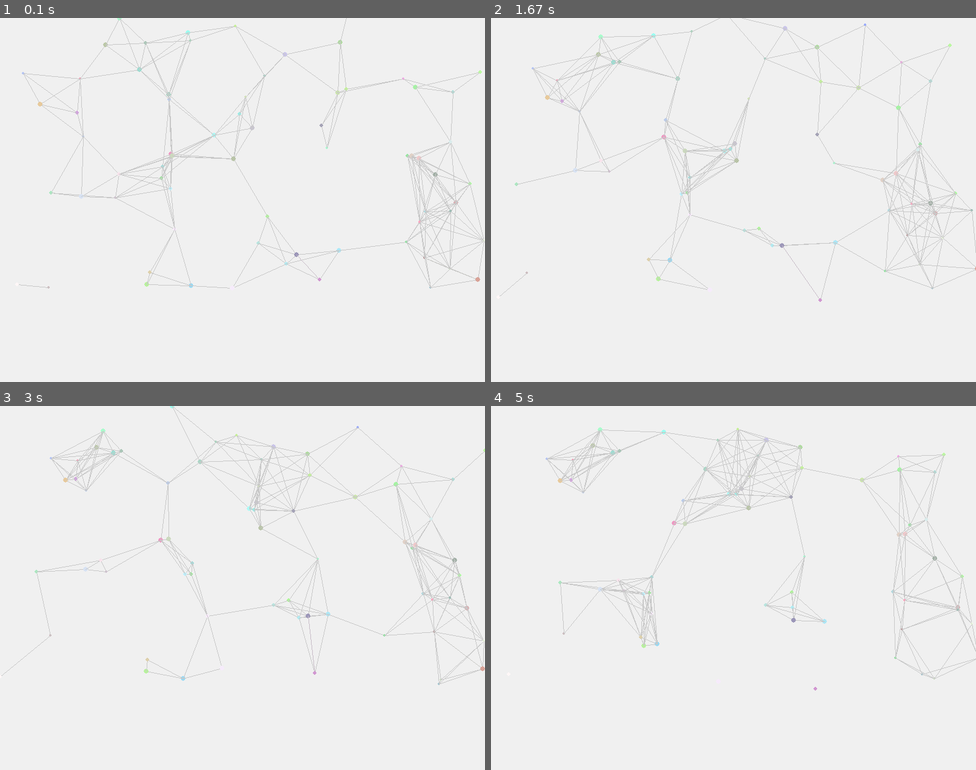
Above: before the commit, frames 1-4 (two rows, left to right).
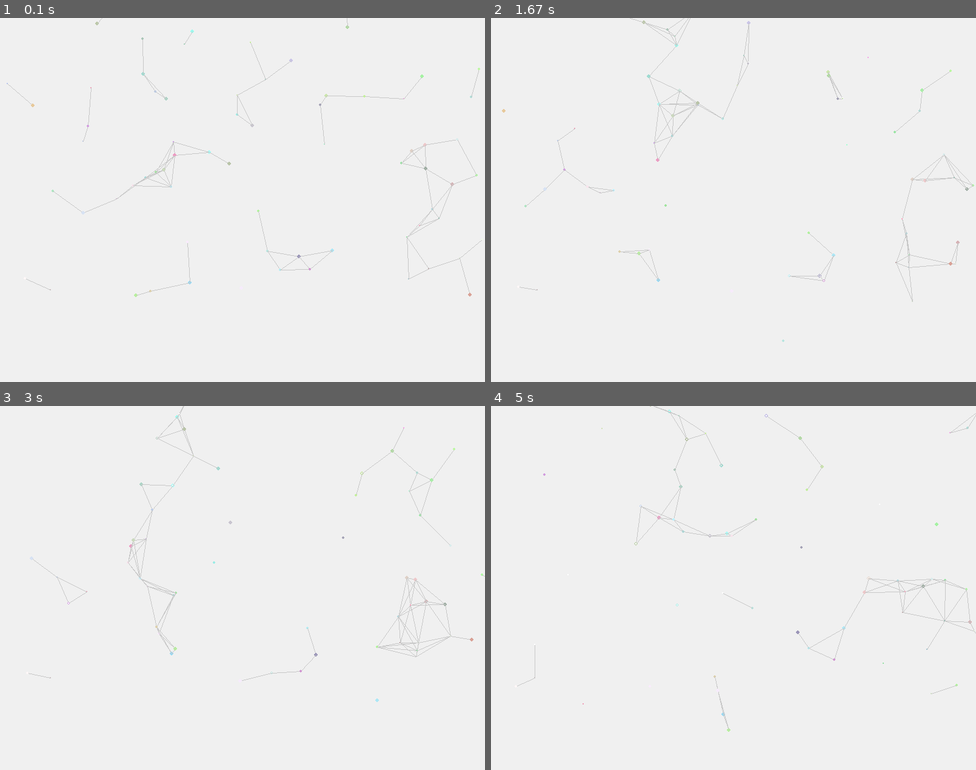
Above: after the commit, the same moments.

Repository: hhhhc-da/sky-auto-collect
Game: pygame game, started from pygame/main.py
Two runs of this game, one before a commit and one after it. Both use one fixed random seed, a clock stepped at 60 frames per second and the inputs below.
Inputs (mouse positions are in pixels of both pictures, inside the frame that each line leads up to):
- Up to frame 1 (0.1 s): no input
- Up to frame 2 (1.67 s): click (733, 200) at 0.38 s; press the mouse at (733, 200) at 0.7 s; move the mouse to (762, 214) at 0.8 s; release the mouse at (791, 232) at 0.93 s; click (573, 72) at 1.05 s; click (791, 189) at 1.38 s
- Up to frame 3 (3 s): click (266, 478) at 1.72 s; press the mouse at (266, 478) at 2.03 s; move the mouse to (223, 598) at 2.13 s; release the mouse at (179, 715) at 2.27 s; click (63, 577) at 2.38 s; click (213, 507) at 2.72 s
- Up to frame 4 (5 s): click (762, 460) at 3.05 s; click (636, 617) at 3.38 s; press the mouse at (636, 617) at 3.7 s; move the mouse to (718, 588) at 3.8 s; release the mouse at (801, 558) at 3.93 s; click (588, 460) at 4.05 s; click (908, 486) at 4.38 s; type "ann" at 4.67 s

The runs differ from the first frame. In frame 1, 3.5% of the frame differs, in the area x 1-100%, y 0-77%; in frame 2, 3.7%; in frame 3, 3.7%; in frame 4, 3.8%, in the area x 5-100%, y 0-90%.

Commit message:
Nanoka edit. 2025/6/3

Diff:
--- a/heart/ui.py
+++ b/heart/ui.py
@@ -5,7 +5,7 @@
 import sys
 import time
 from PySide6.QtWidgets import (QApplication, QMainWindow, QPushButton,
-                            QVBoxLayout, QWidget, QHBoxLayout)
+                            QVBoxLayout, QWidget, QHBoxLayout, QSpacerItem, QSizePolicy)
 from PySide6.QtCore import Qt, QTimer, QThread, Signal, QRect, QPoint
 from PySide6.QtGui import (QColor, QPalette, QRegion, QPainterPath,
                           QCursor, QPainter, QPen)
@@ -103,22 +103,6 @@
                     center_point = np.mean(close_points, axis=0)
                     reliable_points.append(center_point)
 
-            # # 统计五次检测到的目标
-            # max_num_tfa_targets = np.argmax([len(target) for target in tfa_targets], axis=0)
-            # # 组合所有检测到的目标
-            # all_target = np.confccatenate(tfa_targets, axis=0)
-
-            # ita = min(frame.shape)*0.02
-            # unfit_sample = tfa_targets[max_num_tfa_targets]
-            # for points in unfit_sample:
-            #     # 形状为 (1, 2), 减去 (total, 2) 之后需要有至少四个重复的数, 否则我们不认为有效
-            #     diff = np.sum(np.array(points).reshape(1, 2) - all_target, axis=1)
-            #     selector = np.where(np.abs(diff) < ita, 1, 0)
-            #     if np.sum(selector) >= 4:
-            #         # 说明这个点是有效的
-            #         medium_p = np.sum(all_target * selector)/np.sum(selector)
-            #         reliable_points.append(medium_p)
-
             # 逐个处理检测到的目标
             for i, (x, y) in enumerate(reliable_points):
                 # 一套赠送心火流程
@@ -180,13 +164,24 @@
         top_layout = QHBoxLayout()
 
         # 拖动区域
-        self.drag_area = QWidget()
-        self.drag_area.setMinimumHeight(30)
-        self.drag_area.setStyleSheet("background-color: rgba(0, 0, 0, 153);"  # 黑色，60%透明度
-                                    "border-radius: 10px;")  # 拖动区域圆角
-        self.drag_area.mousePressEvent = self.start_drag
-        self.drag_area.mouseMoveEvent = self.drag_move
-        self.drag_area.mouseReleaseEvent = self.stop_drag
+        # self.drag_area = QWidget()
+        # self.drag_area.setMinimumHeight(30)
+        # self.drag_area.setStyleSheet("background-color: rgba(0, 0, 0, 153);"  # 黑色，60%透明度
+        #                             "border-radius: 10px;")  # 拖动区域圆角
+        # self.drag_area.mousePressEvent = self.start_drag
+        # self.drag_area.mouseMoveEvent = self.drag_move
+        # self.drag_area.mouseReleaseEvent = self.stop_drag
+
+        self.horizontal_spacer = QSpacerItem(
+            0,                      # 水平最小宽度（可设为0）
+            30,                     # 垂直最小高度
+            QSizePolicy.Expanding,  # 水平方向可扩展
+            QSizePolicy.Minimum     # 垂直方向固定
+        )
+
+        self.mousePressEvent = self.start_drag
+        self.mouseMoveEvent = self.drag_move
+        self.mouseReleaseEvent = self.stop_drag
 
         # 圆角矩形退出按钮
         self.exit_button = QPushButton("×")
@@ -205,7 +200,7 @@
         """)
         self.exit_button.clicked.connect(self.quit_application)
 
-        top_layout.addWidget(self.drag_area, 1)  # 占据剩余空间
+        top_layout.addSpacerItem(self.horizontal_spacer)  # 占据剩余空间
         top_layout.addWidget(self.exit_button)
 
         main_layout.addLayout(top_layout)
--- a/pygame/main.py
+++ b/pygame/main.py
@@ -18,7 +18,8 @@
 # 屏幕设置
 WIDTH, HEIGHT = 800, 600
 screen = pygame.display.set_mode((WIDTH, HEIGHT))
-pygame.display.set_caption("微信风格聊天软件")
+pygame.display.set_caption("基于机器视觉的自动控制软件")
+pygame.display.set_icon(pygame.image.load("icon2.png"))  # 确保有一个icon.png文件在同一目录下
 
 # 颜色定义
 WHITE = (255, 255, 255)
@@ -73,89 +74,83 @@
         self.original_y = y
         self.x = x                           # 当前位置
         self.y = y
-        self.radius = random.randint(2, 4)
+        self.radius = random.randint(1, 3)
         self.color = (random.randint(150, 255), random.randint(150, 255), random.randint(150, 255))
+        self.speed = random.uniform(1.0, 2.0)  # 固定移动速度
+        self.distance = random.uniform(20, 50) # 旋转半径
         self.angle = random.uniform(0, 2 * math.pi)  # 当前旋转角度
-        self.base_speed = random.uniform(0.02, 0.05)     # 基础旋转速度
-        self.distance = random.uniform(10, 30)       # 旋转半径
-        self.velocity_x = 0                        # x方向速度
-        self.velocity_y = 0                        # y方向速度
-        self.clicked = False                       # 是否被点击
-        self.spring_strength = 0.005               # 弹簧力强度
-        self.damping = 0.9                        # 阻尼系数
-        self.target_x = x                          # 目标位置
-        self.target_y = y
-        self.angle_transition = 1.0                # 角度过渡进度
-        self.post_spring_delay = 0                 # 回弹后延迟
-        self.new_orbit_angle = None                # 新轨道角度
+        self.base_speed = random.uniform(0.002, 0.03) # 基础旋转速度
+        self.clicked = False                   # 是否被点击
+        self.return_progress = 0               # 返回进度 (0-1)
+        self.direction_x = 0                   # 扩散方向
+        self.direction_y = 0
+        self.diffusion_distance = 0            # 扩散距离
+        self.state = "idle"                    # 状态: idle, diffusing, returning
 
     def update(self, mouse_pos, mouse_drag, clicked, click_pos):
         # 处理点击事件
-        if clicked:
+        if clicked and self.state == "idle":
             dx = self.x - click_pos[0]
             dy = self.y - click_pos[1]
-            distance = math.sqrt(dx*dx + dy*dy)
-
-            if distance < 150:
-                # 计算扩散力（距离越近，力越大）
-                force = (150 - distance) / 150 * 8
-                self.velocity_x = (dx / distance) * force
-                self.velocity_y = (dy / distance) * force
-                self.clicked = True
-                self.post_spring_delay = 0
-                self.angle_transition = 1.0
-                # 计算目标位置（原始位置的60%）
-                self.target_x = self.original_x * 0.6 + click_pos[0] * 0.4
-                self.target_y = self.original_y * 0.6 + click_pos[1] * 0.4
+            distance_to_click = math.sqrt(dx*dx + dy*dy)
+
+            if distance_to_click < 150:
+                # 计算扩散方向和距离
+                self.direction_x = dx / distance_to_click
+                self.direction_y = dy / distance_to_click
+
+                # 距离越近，扩散距离越大
+                self.diffusion_distance = (150 - distance_to_click) / 150 * 500
+                self.return_progress = 0
+                self.state = "diffusing"
 
         # 更新粒子状态
-        if self.clicked:
-            # 计算到目标位置的距离
-            dx = self.target_x - self.x
-            dy = self.target_y - self.y
-            distance = math.sqrt(dx*dx + dy*dy)
-
-            # 添加弹簧力（距离越远，力越大）
-            spring_force_x = dx * self.spring_strength
-            spring_force_y = dy * self.spring_strength
-
-            # 添加阻尼（减速效果）
-            self.velocity_x = (self.velocity_x + spring_force_x) * self.damping
-            self.velocity_y = (self.velocity_y + spring_force_y) * self.damping
-
-            # 更新位置
-            self.x += self.velocity_x
-            self.y += self.velocity_y
-
-            # 检查是否接近目标位置
-            if distance < 1 and abs(self.velocity_x) < 0.1 and abs(self.velocity_y) < 0.1:
-                self.post_spring_delay += 1
-
-                # 延迟一段时间后开始新的轨道运动
-                if self.post_spring_delay > 30:
-                    if self.new_orbit_angle is None:
-                        # 随机选择一个新角度
-                        self.new_orbit_angle = random.uniform(0, 2 * math.pi)
-                        self.angle_transition = 0.0
-                    elif self.angle_transition < 1.0:
-                        # 平滑过渡到新角度
-                        self.angle_transition += 0.03
-                        self.angle = self.angle * (1 - self.angle_transition) + self.new_orbit_angle * self.angle_transition
-                    else:
-                        # 角度过渡完成，翻转180度并重新定位
-                        self.angle = (self.angle + math.pi) % (2 * math.pi)
-                        self.target_x = self.x + math.cos(self.angle) * 15
-                        self.target_y = self.y + math.sin(self.angle) * 15
-                        self.new_orbit_angle = None
-                        self.clicked = False
+        if self.state == "diffusing":
+            # 扩散阶段
+            move_distance = min(self.speed, self.diffusion_distance)
+            self.x += self.direction_x * move_distance
+            self.y += self.direction_y * move_distance
+            self.diffusion_distance -= move_distance
+
+            if self.diffusion_distance <= 0:
+                self.state = "returning"
+                # 计算返回方向
+                dx_return = self.original_x - self.x
+                dy_return = self.original_y - self.y
+                distance_to_origin = math.sqrt(dx_return*dx_return + dy_return*dy_return)
+                self.direction_x = dx_return / distance_to_origin if distance_to_origin > 0 else 0
+                self.direction_y = dy_return / distance_to_origin if distance_to_origin > 0 else 0
+                # 距离越远，返回时间越长
+                self.return_distance = distance_to_origin
+                self.return_progress = 0
+
+        elif self.state == "returning":
+            # 返回阶段
+            move_distance = min(self.speed, self.return_distance)
+            self.x += self.direction_x * move_distance
+            self.y += self.direction_y * move_distance
+            self.return_distance -= move_distance
+            self.return_progress += move_distance / (self.return_distance + move_distance)
+
+            if self.return_distance <= 0:
+                self.x = self.original_x
+                self.y = self.original_y
+                self.state = "idle"
+                self.angle = random.uniform(0, 2 * math.pi)  # 重置角度
         else:
-            # 正常旋转（围绕新的中心）
+            # 正常旋转
             self.angle += self.base_speed + (mouse_drag * 0.03)
-            self.x = self.target_x + math.cos(self.angle) * self.distance
-            self.y = self.target_y + math.sin(self.angle) * self.distance
+            self.x = self.original_x + math.cos(self.angle) * self.distance
+            self.y = self.original_y + math.sin(self.angle) * self.distance
 
     def draw(self, surface):
+        # 绘制粒子
         pygame.draw.circle(surface, self.color, (int(self.x), int(self.y)), self.radius)
+
+        # 可选：绘制返回进度指示器
+        if self.state == "returning":
+            progress_radius = max(1, self.radius * (1 - self.return_progress))
+            pygame.draw.circle(surface, (255, 255, 255), (int(self.x), int(self.y)), int(progress_radius), 1)
 
 # 聊天界面类
 class ChatInterface:
@@ -173,7 +168,7 @@
         self.clicked = False
         self.click_pos = (0, 0)
         self.num_particles = random.randint(50, 80)         # 粒子数量
-        self.contact_distance = random.uniform(100, 130)    # 粒子链接距离
+        self.contact_distance = random.uniform(50, 100)    # 粒子链接距离
 
         # 初始化粒子
         self.initialize_particles()
Not shown, changed: README.md
Binary file added: pygame/icon.png
Binary file added: pygame/icon2.png
